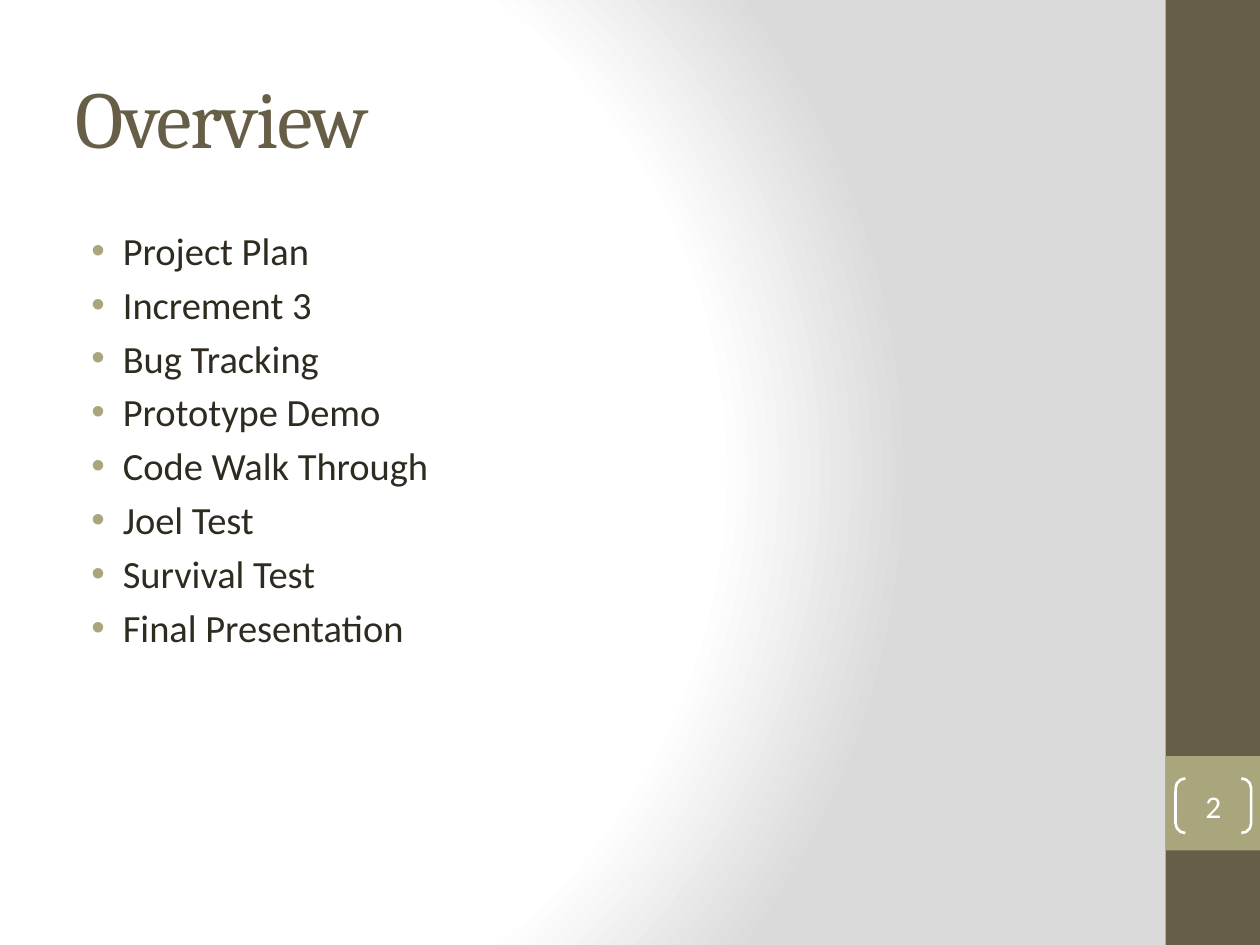
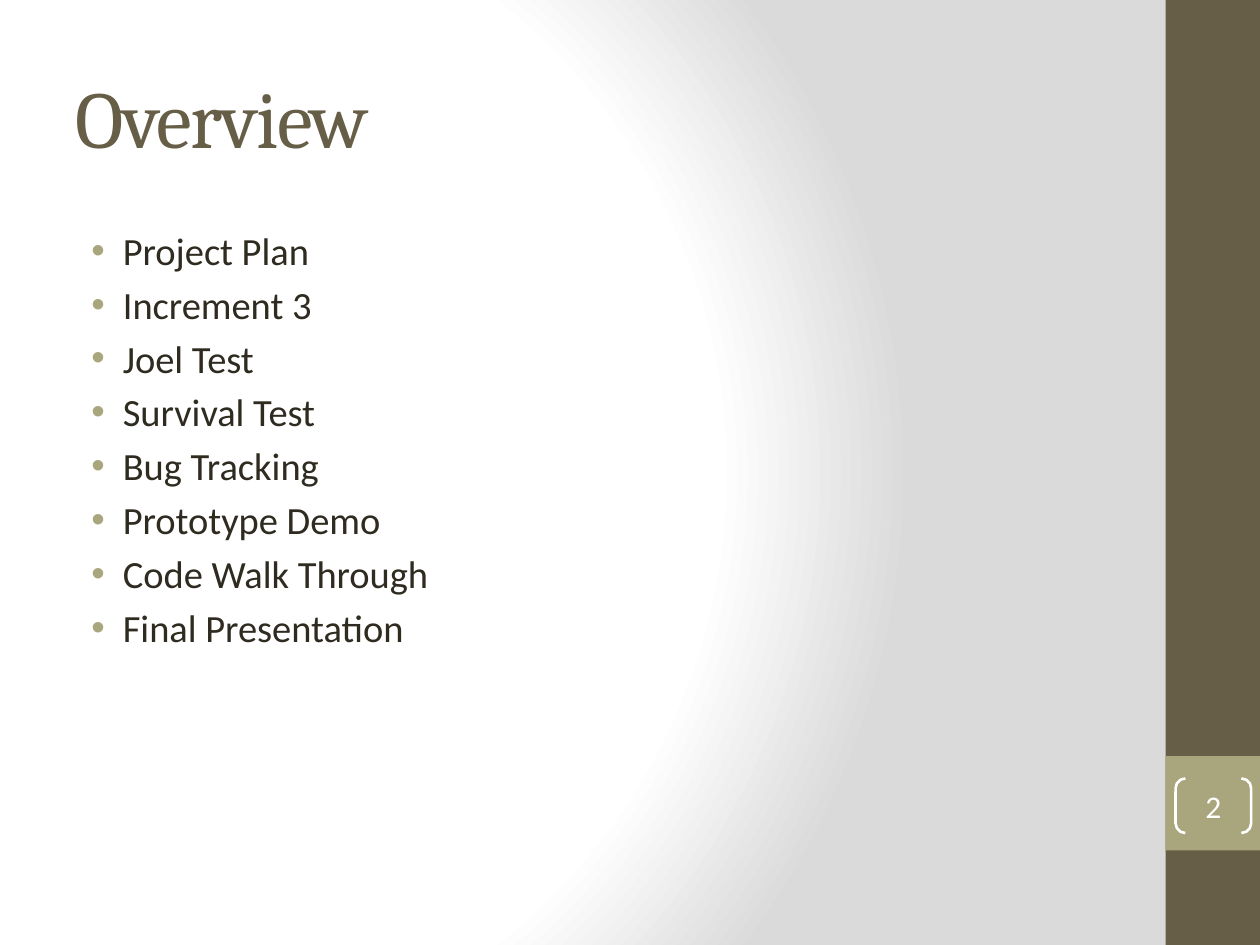
Before and after one commit to DanLain/ProjectManagement, a slide deck: slide 2 of Iteration 3 PowerPoint/Team 3 Iteration 3.pptx. Drawn at 1260x945 pixels with LibreOffice and Linux fonts; fonts in the diff are those of the drawing. Boxes give left, top, right and bottom in pixels: in the first picture for what was removed or moved away, otherwise in the second. Text is boxed around its words. In the diff, an @@ line names an element or a change of style, - is before the commit and + after.

```diff
--- a/Iteration 3 PowerPoint/Team 3 Iteration 3.pptx
+++ b/Iteration 3 PowerPoint/Team 3 Iteration 3.pptx
@@ text at (123, 346, 315, 427): paragraphs added @@
+• Joel Test
+• Survival Test
@@ text at (123, 507, 315, 589): paragraphs removed @@
-• Joel Test
-• Survival Test
```
Also in this commit, not shown: 3 other slides changed.
